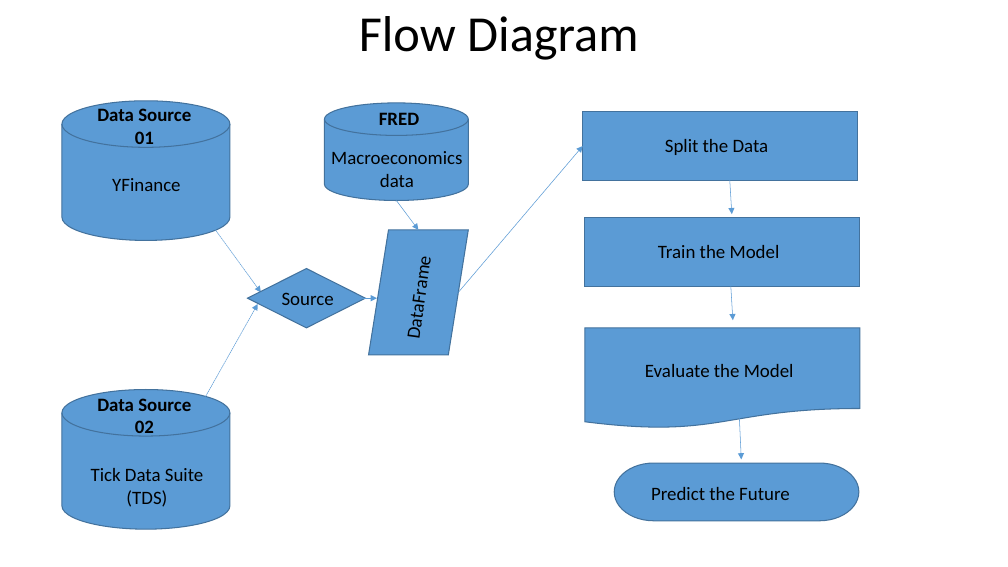
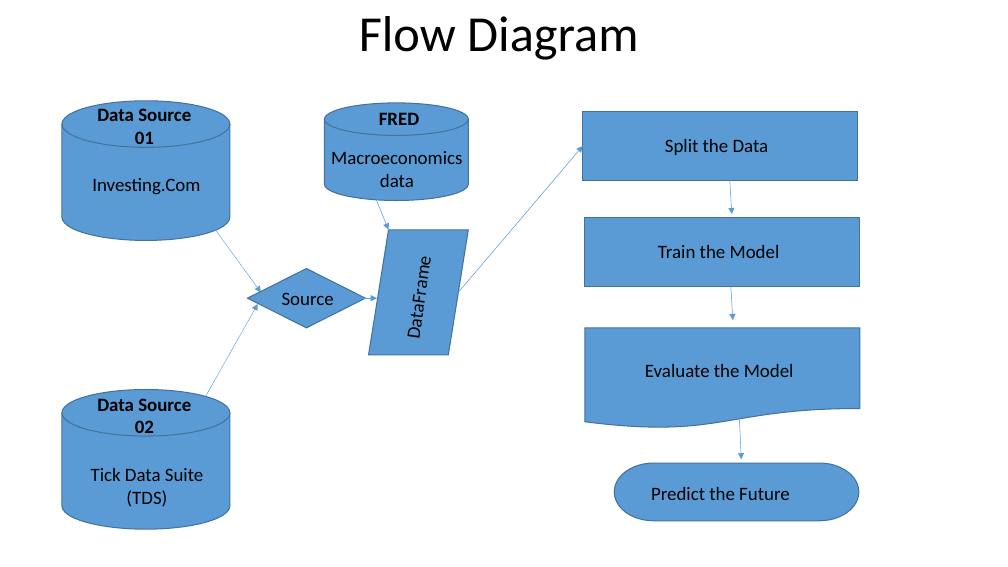
Before and after one commit to Akubue4U/PyProjects, a slide deck: slide 13 of MyBDAThesis/Akubue Simon - Thesis Presentation.pptx. Drawn at 1008x567 pixels with LibreOffice and Linux fonts; fonts in the diff are those of the drawing. Boxes give left, top, right and bottom in pixels: in the first picture for what was removed or moved away, otherwise in the second. Text is boxed around its words. In the diff, an @@ line names an element or a change of style, - is before the commit and + after.

```diff
--- a/MyBDAThesis/Akubue Simon - Thesis Presentation.pptx
+++ b/MyBDAThesis/Akubue Simon - Thesis Presentation.pptx
@@ text at bbox=[92, 178, 200, 195]: text changed @@
-YFinance
+Investing.Com
@@ arrow moved from (396, 200) - (418, 230) to (373, 191) - (389, 230) @@
```
Also in this commit, not shown: 18 other slides changed, 2 slides added, 2 other files.
